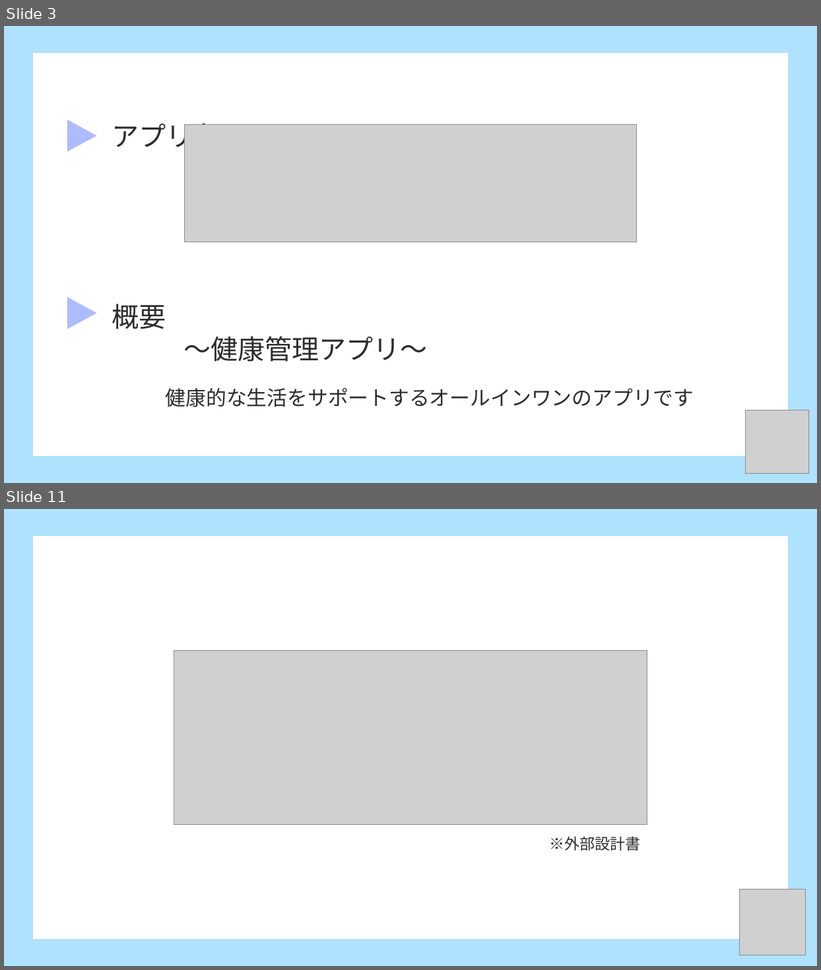
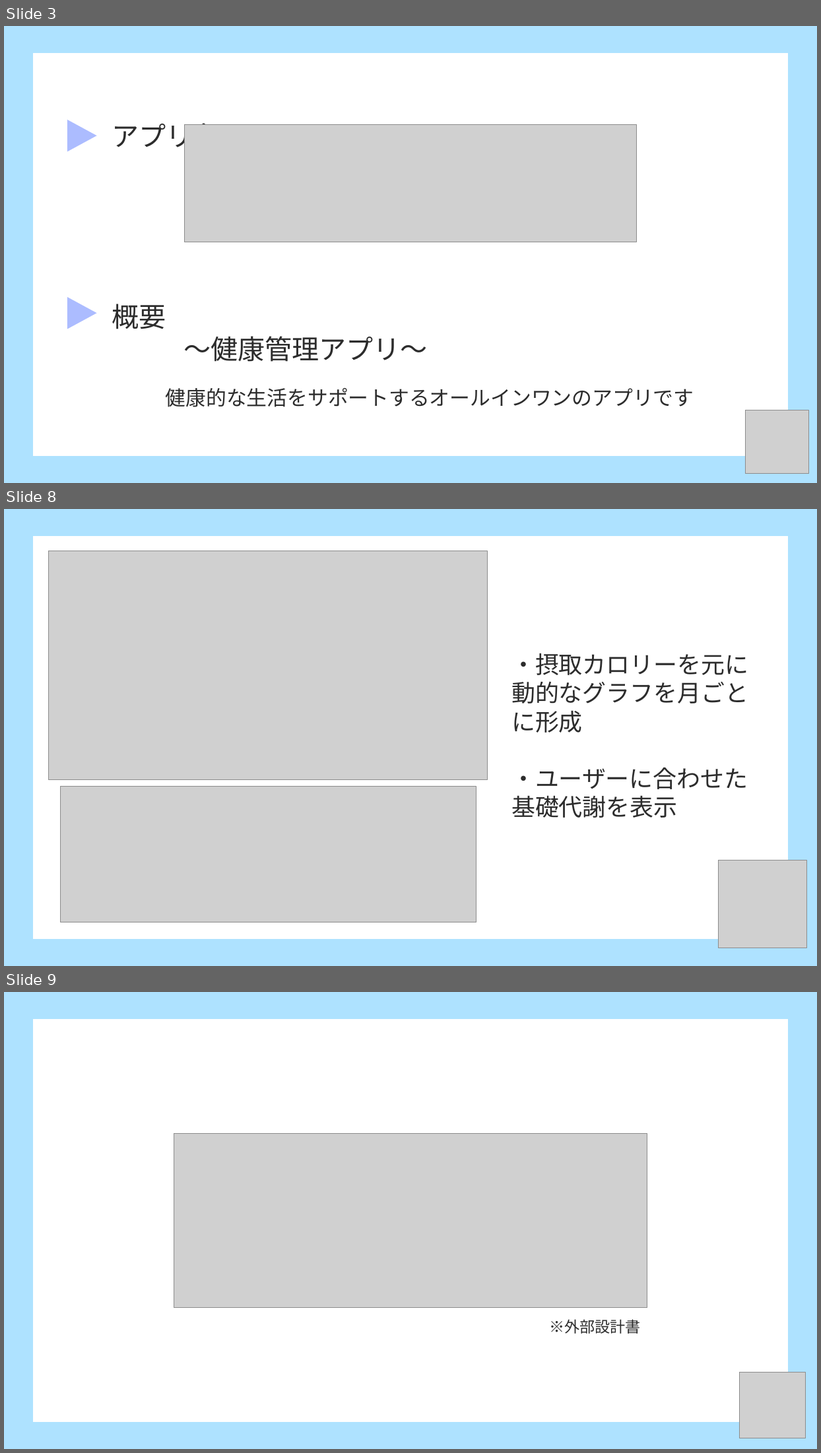
Before and after one commit to dojo2023/D-1, a slide deck: doc/発表資料.pptx. Shown one above the other, each under a label of ours: slides 3 and 11 before the commit, slides 3, 8 and 9 after it; the slides between them are not shown. The pictures are 821x970 and 821x1453 pixels, drawn with LibreOffice and Linux fonts; fonts in the diff are those of the drawing; grey boxes stand for pictures. Boxes give left, top, right and bottom in pixels: in the first picture for what was removed or moved away, otherwise in the second. Text is boxed around its words. In the diff, an @@ line names an element or a change of style, - is before the commit and + after.

```diff
--- a/doc/発表資料.pptx
+++ b/doc/発表資料.pptx
@@ slide 8 added at box(4, 509, 817, 966), background #AEE2FF @@
@@ rectangle added at box(33, 536, 789, 939), fill #FFFFFF @@
@@ picture added at box(48, 551, 487, 780) @@
@@ text added at box(512, 654, 748, 818), 28 pt, text #2C2C2C @@
+・摂取カロリーを元に動的なグラフを月ごとに形成
+・ユーザーに合わせた基礎代謝を表示
@@ picture added at box(60, 787, 476, 923) @@
@@ picture added at box(719, 860, 807, 949) @@
@@ what was slide 11 is now slide 9 @@
```
Also in this commit, not shown: 2 slides changed, 4 other slides added, 6 slides removed, 1 other file.
